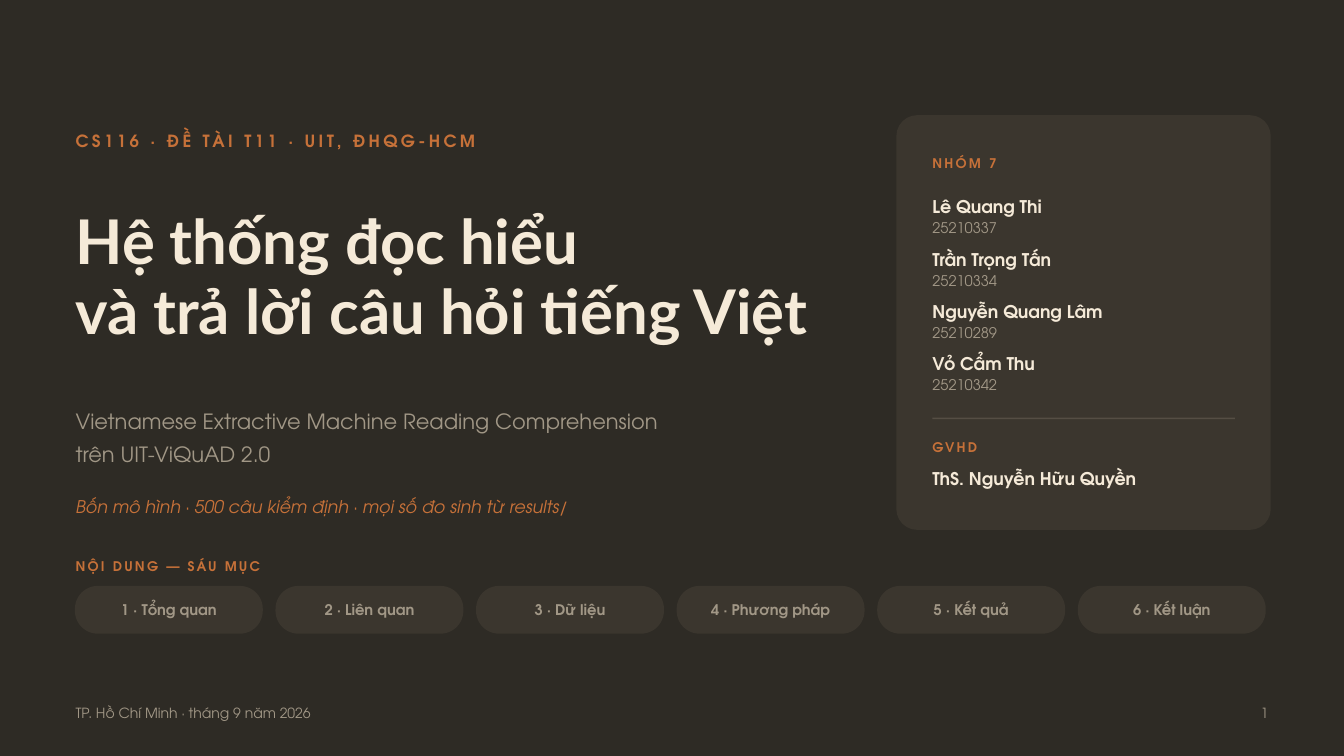
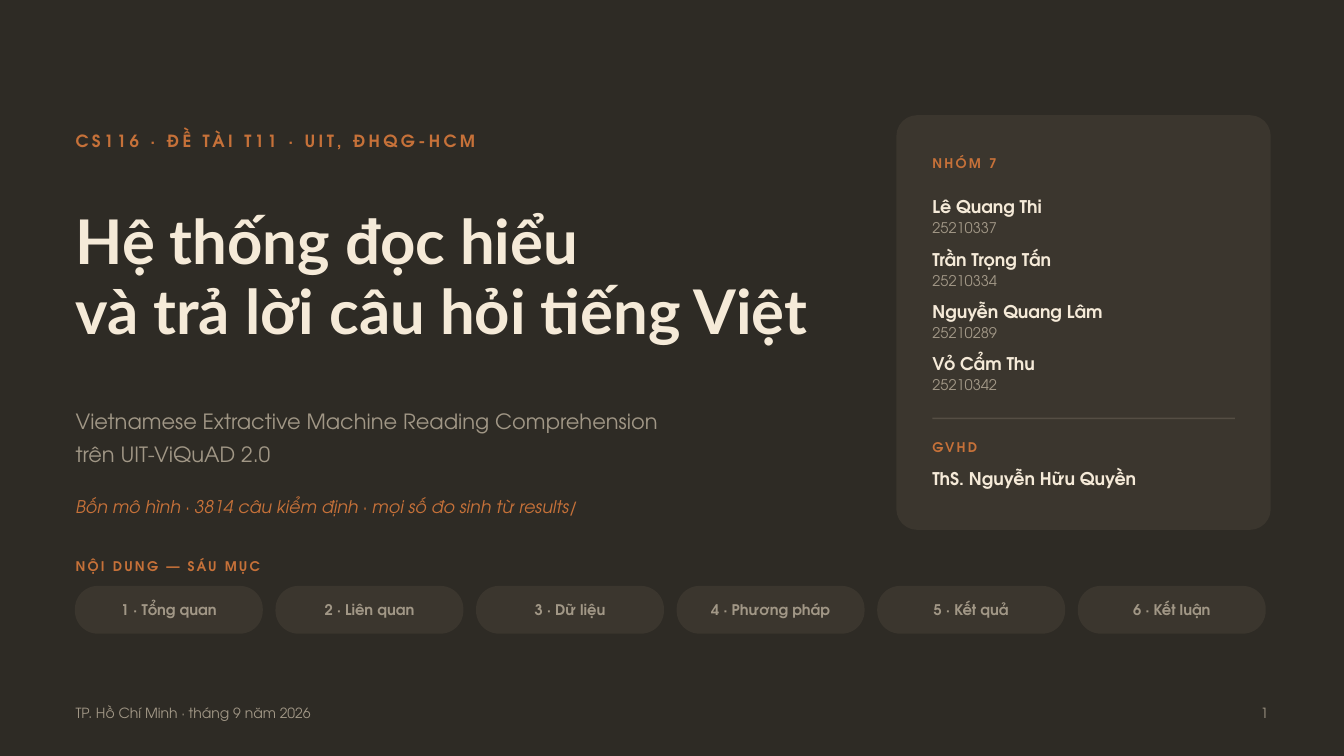
Before and after one commit to minhdang900/uit-vietnamese-mrc, a slide deck: slide 1 of slides/CS116_T11_Slide_BaoCao.pptx. Drawn at 1344x756 pixels with LibreOffice and Linux fonts; fonts in the diff are those of the drawing. Boxes give left, top, right and bottom in pixels: in the first picture for what was removed or moved away, otherwise in the second. Text is boxed around its words. In the diff, an @@ line names an element or a change of style, - is before the commit and + after.

```diff
--- a/slides/CS116_T11_Slide_BaoCao.pptx
+++ b/slides/CS116_T11_Slide_BaoCao.pptx
@@ text at [76, 496, 578, 516]: text changed @@
-Bốn mô hình · 500 câu kiểm định · mọi số đo sinh từ results/
+Bốn mô hình · 3814 câu kiểm định · mọi số đo sinh từ results/
```
Also in this commit, not shown: 8 other slides changed, 1 slide added.
